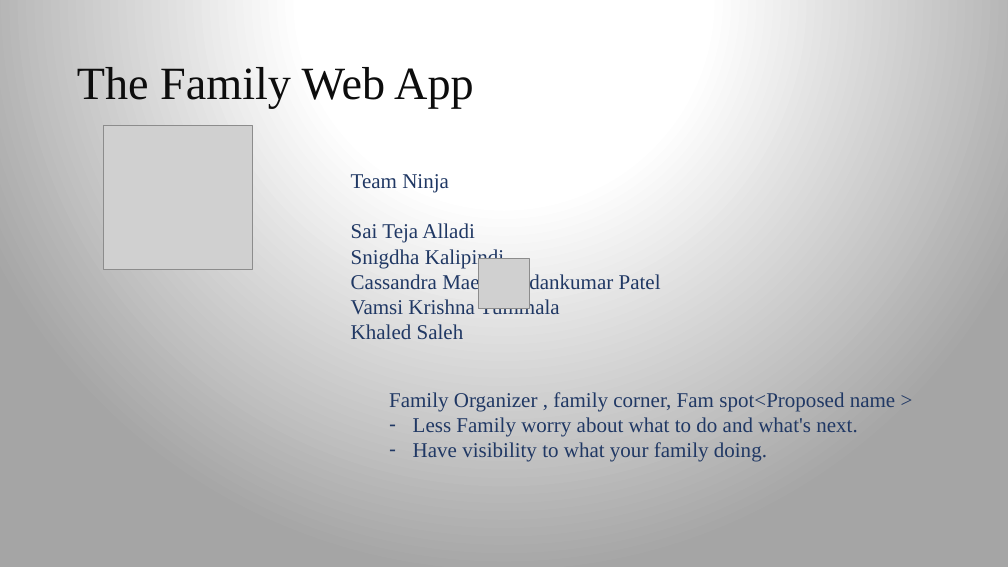
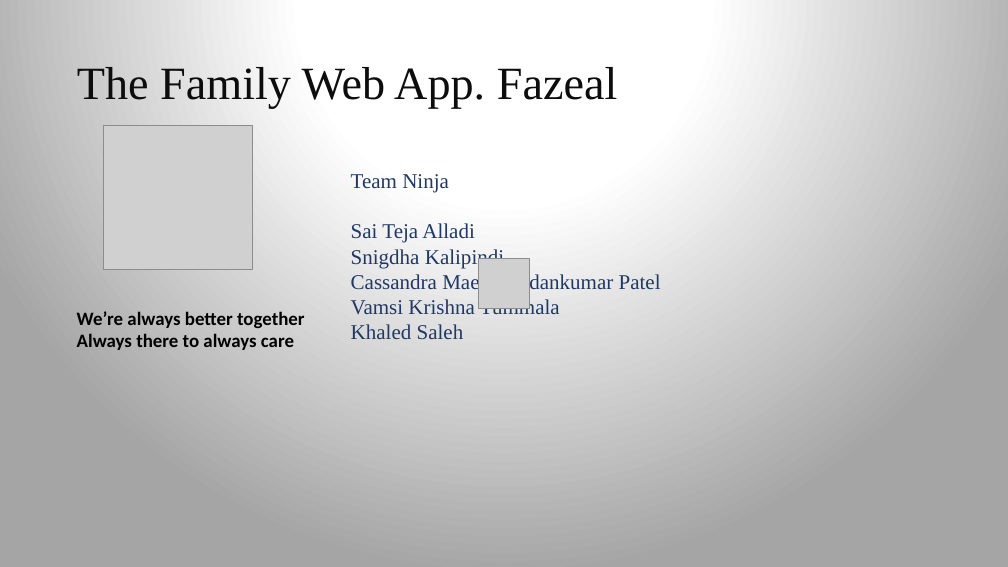
Before and after one commit to Khasaleh/family_app, a slide deck: slide 2 of Presentation1.pptx. Drawn at 1008x567 pixels with LibreOffice and Linux fonts; fonts in the diff are those of the drawing; grey boxes stand for pictures. Boxes give left, top, right and bottom in pixels: in the first picture for what was removed or moved away, otherwise in the second. Text is boxed around its words. In the diff, an @@ line names an element or a change of style, - is before the commit and + after.

Commit message:
adding final work

```diff
--- a/Presentation1.pptx
+++ b/Presentation1.pptx
@@ title at (77, 67, 617, 109): text changed @@
-The Family Web App
+The Family Web App. Fazeal
@@ text added at (77, 311, 305, 350), 18 pt, text #000000, bold @@
+We’re always better together
+Always there to always care
@@ text removed at (389, 392, 896, 462) @@
-Family Organizer , family corner, Fam spot<Proposed name >
-– Less Family worry about what to do and what's next.
-– Have visibility to what your family doing.
```
Also in this commit, not shown: 2 other slides changed.
